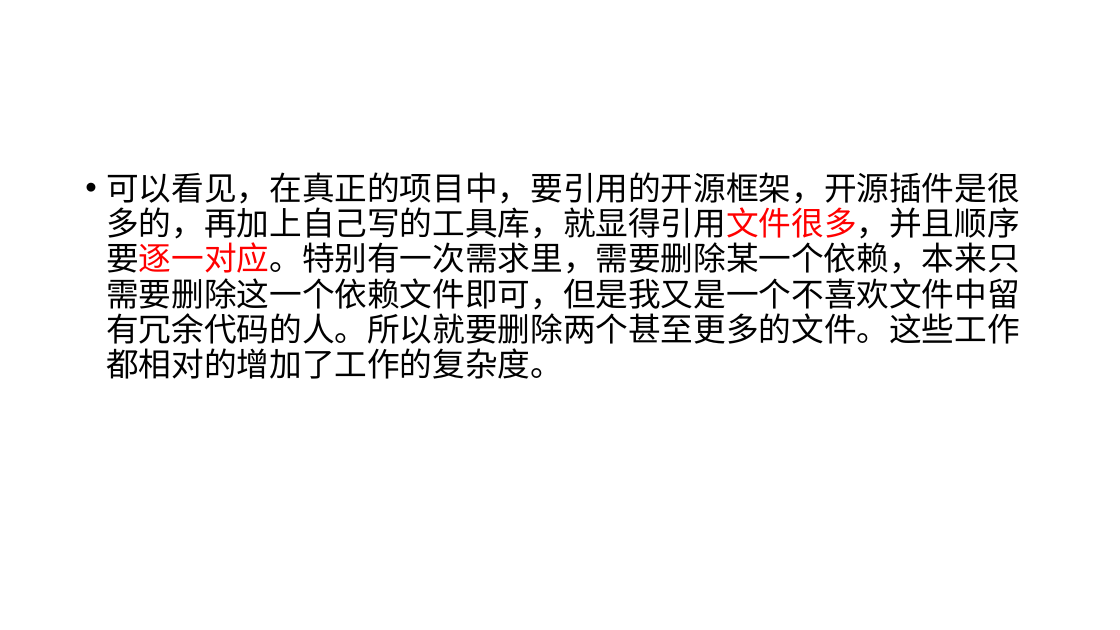
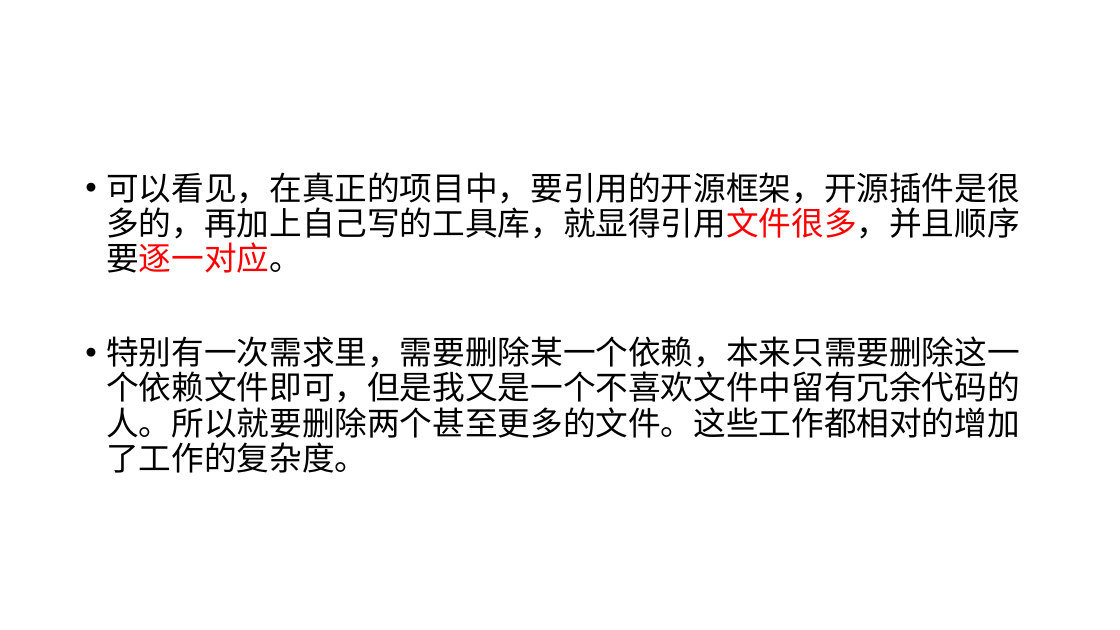
Before and after one commit to Cohen-Wang/workbench, a slide deck: slide 23 of cloud/webpack-ppt/培训 - webpack.pptx (slide 22 before the commit). Drawn at 1120x630 pixels with LibreOffice and Linux fonts; fonts in the diff are those of the drawing. Boxes give left, top, right and bottom in pixels: in the first picture for what was removed or moved away, otherwise in the second. Text is boxed around its words. In the diff, an @@ line names an element or a change of style, - is before the commit and + after.

```diff
--- a/cloud/webpack-ppt/培训 - webpack.pptx
+++ b/cloud/webpack-ppt/培训 - webpack.pptx
@@ text at <box>106,172,1019,473</box>: text changed @@
-• 可以看见，在真正的项目中，要引用的开源框架，开源插件是很多的，再加上自己写的工具库，就显得引用文件很多，并且顺序要逐一对应。特别有一次需求里，需要删除某一个依赖，本来只需要删除这一个依赖文件即可，但是我又是一个不喜欢文件中留有冗余代码的人。所以就要删除两个甚至更多的文件。这些工作都相对的增加了工作的复杂度。
+• 可以看见，在真正的项目中，要引用的开源框架，开源插件是很多的，再加上自己写的工具库，就显得引用文件很多，并且顺序要逐一对应。
+• 特别有一次需求里，需要删除某一个依赖，本来只需要删除这一个依赖文件即可，但是我又是一个不喜欢文件中留有冗余代码的人。所以就要删除两个甚至更多的文件。这些工作都相对的增加了工作的复杂度。
```
Also in this commit, not shown: 18 other slides changed, 3 slides added, 9 other files.
